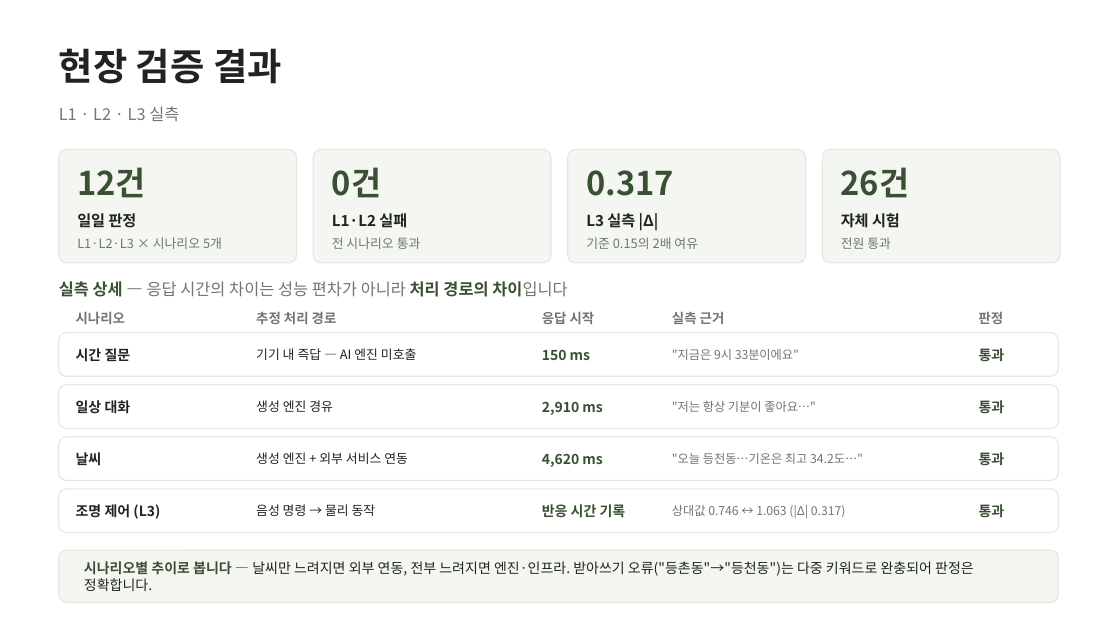
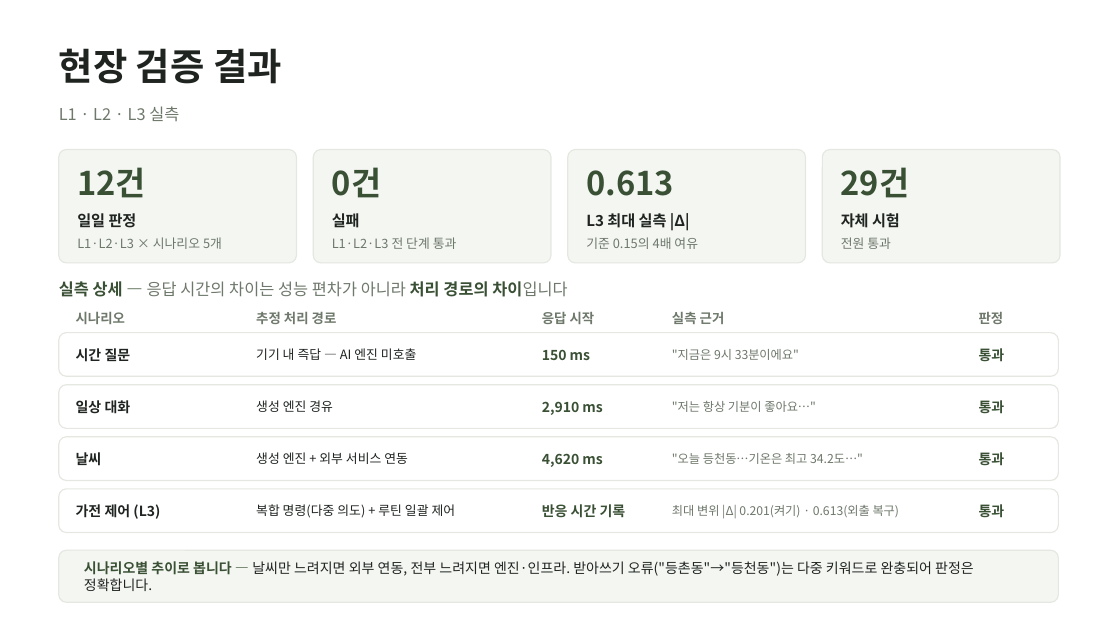
Before and after one commit to wonseok0415/wonseok-lab, a slide deck: slide 19 of thinqreal/fieldcheck/FieldCheck_운영보고_20260807.pptx. Drawn at 1120x630 pixels with LibreOffice and Linux fonts; fonts in the diff are those of the drawing. Boxes give left, top, right and bottom in pixels: in the first picture for what was removed or moved away, otherwise in the second. Text is boxed around its words. In the diff, an @@ line names an element or a change of style, - is before the commit and + after.

```diff
--- a/thinqreal/fieldcheck/FieldCheck_운영보고_20260807.pptx
+++ b/thinqreal/fieldcheck/FieldCheck_운영보고_20260807.pptx
@@ text at <box>586,170,674,196</box>: text changed @@
-0.317
+0.613
@@ text at <box>841,167,910,198</box>: text changed @@
-26건
+29건
@@ text at <box>332,213,360,228</box>: text changed @@
-L1·L2 실패
+실패
@@ text at <box>332,237,457,249</box>: text changed @@
-전 시나리오 통과
+L1·L2·L3 전 단계 통과
@@ text at <box>586,237,698,249</box>: text changed @@
-기준 0.15의 2배 여유
+기준 0.15의 4배 여유
@@ text at <box>586,213,690,231</box>: text changed @@
-L3 실측 |Δ|
+L3 최대 실측 |Δ|
@@ text at <box>76,504,160,519</box>: text changed @@
-조명 제어 (L3)
+가전 제어 (L3)
@@ text at <box>256,504,456,518</box>: text changed @@
-음성 명령 → 물리 동작
+복합 명령(다중 의도) + 루틴 일괄 제어
@@ text at <box>672,505,900,519</box>: text changed @@
-상대값 0.746 ↔ 1.063 (|Δ| 0.317)
+최대 변위 |Δ| 0.201(켜기) · 0.613(외출 복구)
```
Also in this commit, not shown: 3 other slides changed, 3 other files.
